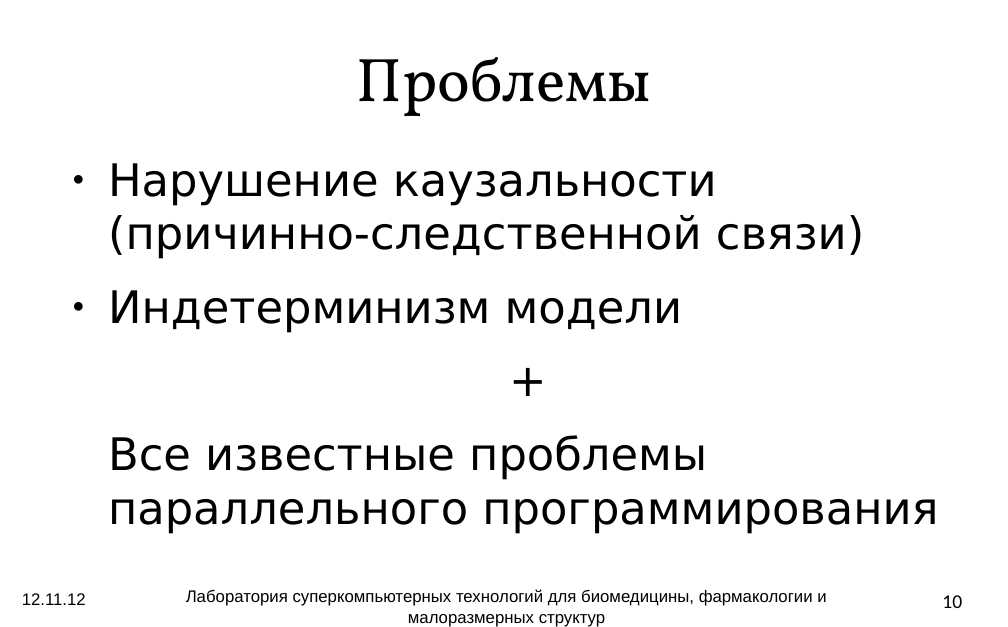
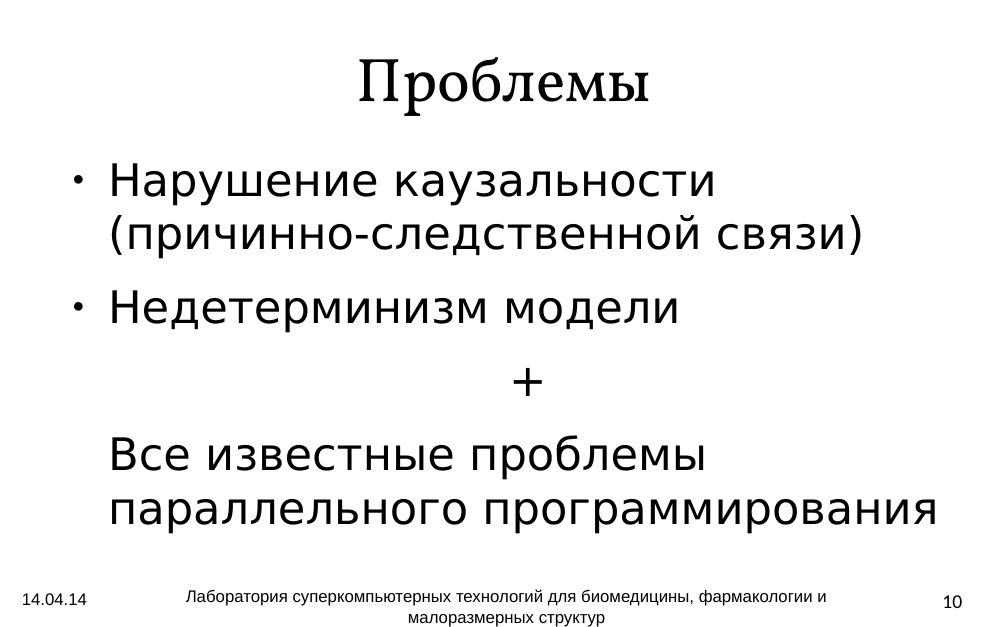
Before and after one commit to atakua/simlectures-archive, a slide deck: slide 10 of lecture06-pdes1/lecture06-pdes1.odp. Drawn at 1008x627 pixels with LibreOffice and Linux fonts; fonts in the diff are those of the drawing; background and template pictures are left out. Boxes give left, top, right and bottom in pixels: in the first picture for what was removed or moved away, otherwise in the second. Text is boxed around its words. In the diff, an @@ line names an element or a change of style, - is before the commit and + after.

```diff
--- a/lecture06-pdes1/lecture06-pdes1.odp
+++ b/lecture06-pdes1/lecture06-pdes1.odp
@@ text at (x1=108, y1=290, x2=680, y2=333): text changed @@
-● Индетерминизм модели
+● Недетерминизм модели
@@ text at (x1=22, y1=593, x2=87, y2=605): text changed @@
-12.11.12
+14.04.14
```
Also in this commit, not shown: 25 other slides changed, 1 other file.
